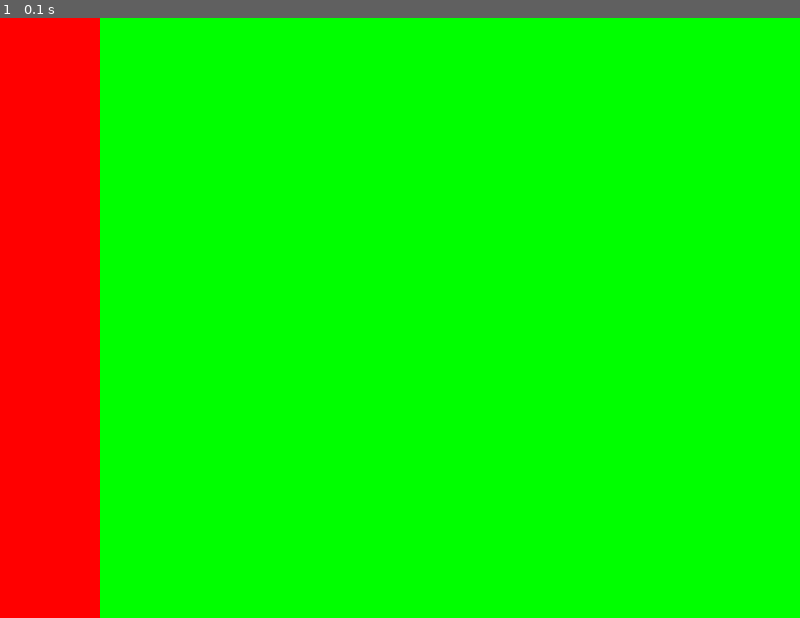
Above: before the commit, frame 1.
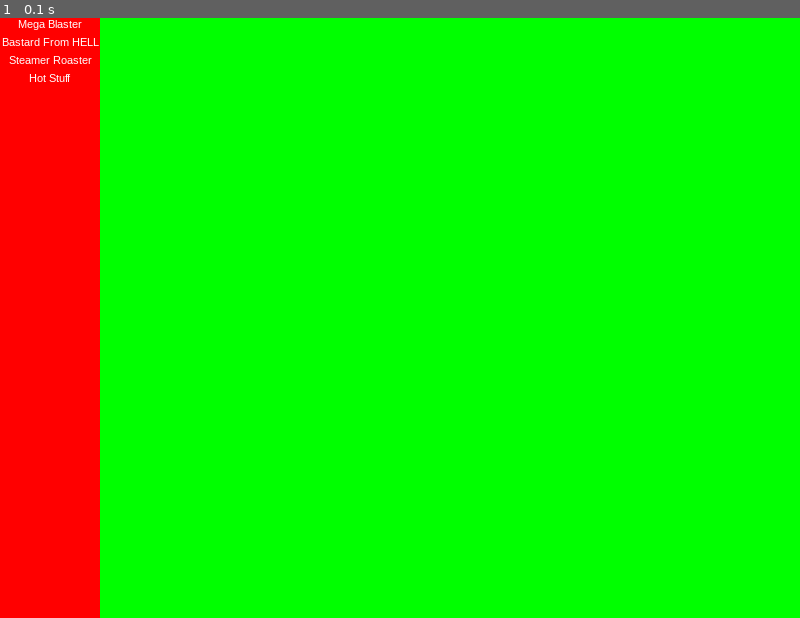
Above: after the commit, the same moment.

Repository: sabren/blaze
Game: pygame game, started from pyweek2/leveleditor/core/main.py
Same seed, same stepped clock (60 frames per second), same inputs: the game is played once before the commit and once after it. The source is Python 2; it was converted automatically to run under Python 3.
Inputs:
- Up to frame 1 (0.1 s): no input

The runs differ from the first frame. In frame 1, 0.2% of the frame differs, in the area x 0-13%, y 0-11%.

Commit message:
Config and objects are now defined in a script, and first version to show them on a screen

Diff:
--- a/pyweek2/leveleditor/core/leparser.py
+++ /dev/null
@@ -1,51 +0,0 @@
-import os
-from object import GameObject
-
-#Location of the config files, relative to the main game dir
-DATADIR = "leveleditor/data/"
-
-class LEParser:
-    def __init__(self):
-        pass
-    def read_config(self):
-        """
-        Reads the main level editor config file, returning a dict of key/value pairs.
-        The format expected is 'key = value\n'
-        The file is to be called 'os.path.join(DATADIR,'main')'
-        Current config options:
-        sprites_path = Base location of the sprites (will be added to the objects' sprite config option)
-        screen_size = Size of the screen to be created (widthxheight)
-        sprite_size = Size of the sprites
-        tile_size = Size of the tiles
-        """
-        global DATADIR
-        config = {}
-        mainconfig = open(os.path.join(DATADIR,"main"),"r").read()
-        arr_data = mainconfig.split(os.linesep)
-        for line in arr_data:
-            line = line.split('=')
-            if len(line) == 2:
-                config[line[0].strip()] = line[1].strip()
-        return config
-    def read_objects(self):
-        """
-        Reads the all the objects files, returning a list of GameObjects.
-        Each object file (located under DATADIR) has to have the following options defined (required for each GameObject)
-        There cannot be an object file called 'main' for obvious reasons
-        Current options are:
-        name = Name of the object
-        sprite = Name of the image that represents the object, will append config option sprites_path to it
-        """
-        global DATADIR
-        objects = {}
-        for file in os.listdir(DATADIR):
-            if file !='main' and not os.path.isdir(file):
-                content = open(os.path.join(DATADIR,file),"r").read()
-                for line in content.split(os.linesep):
-                    line = line.split('=')
-                    if len(line) == 2:
-                        objects.setdefault(line[0].strip(),[]).append(line[1].strip())
-        object_list = []
-        for name,sprite in zip(objects['name'],objects['sprite']):
-            object_list.append(GameObject(name,sprite))
-        return object_list
--- a/pyweek2/leveleditor/core/main.py
+++ b/pyweek2/leveleditor/core/main.py
@@ -1,13 +1,13 @@
 import pygame, eventnet.driver, sys, states
-from leparser import LEParser
 from view import LEView
+from leveleditor.data.config import get_config
+from leveleditor.data.objects import get_objects
 
 
 class LevelEditor:
     def __init__(self):
-        parser = LEParser()
-        self.config = parser.read_config()
-        self.objects = parser.read_objects()
+        self.config = get_config()
+        self.objects = get_objects()
         self.locations = {}
     def locate(self,what,where):
         if what not in self.objects: raise Exception("Invalid object")
--- a/pyweek2/leveleditor/core/object.py
+++ b/pyweek2/leveleditor/core/object.py
@@ -1,6 +1,16 @@
+import pygame
+
 class GameObject:
     def __init__(self,name=None,sprite=None):
         self.name = name
         self.sprite = sprite
+        self.font = pygame.font.SysFont('Arial', 11)
+    def render(self,screen,toolbar_rect,x,y):
+        img = self.font.render(self.name, True, (255,255,255))
+        x = (toolbar_rect.width/2)-(img.get_width()/2)
+        screen.blit(img, (x,y))
+        y += img.get_height()+5
+        pygame.display.flip()
+        return [x,y]
     def __repr__(self):
         return self.name
--- a/pyweek2/leveleditor/core/view.py
+++ b/pyweek2/leveleditor/core/view.py
@@ -38,10 +38,17 @@
         State.__init__(self,screen)
         self.config = config
         self.objects = objects
+        self.objects_rendered = False
     def tick(self):
-        r = pygame.Rect(0,0,100,600)
-        self.screen.fill((255,0,0),r)
-        pygame.display.flip()
+        if not self.objects_rendered:
+            r = pygame.Rect(0,0,100,600)
+            self.screen.fill((255,0,0),r)
+            x = 0
+            y = 0
+            for object in self.objects:
+                x,y = object.render(self.screen,r,x,y)
+            pygame.display.flip()
+            self.objects_rendered = True
 
 class LEState(State):
     def __init__(self,screen,config,objects):
--- /dev/null
+++ b/pyweek2/leveleditor/data/config.py
@@ -0,0 +1,8 @@
+def get_config():
+    dc = {
+        'sprites_path':'/base/sprite/path',
+        'screen_size':'800x600',
+        'sprite_size':50,
+        'tile_size':10
+    }
+    return dc
--- /dev/null
+++ b/pyweek2/leveleditor/data/objects.py
@@ -0,0 +1,22 @@
+from object import GameObject
+
+def get_objects():
+    objects = []
+
+    name = 'Mega Blaster'
+    sprite = '/relative/path/to/sprite'
+    objects.append(GameObject(name,sprite))
+
+    name = 'Bastard From HELL'
+    sprite = '/relative/path/to/sprite'
+    objects.append(GameObject(name,sprite))
+
+
+    name = 'Steamer Roaster'
+    sprite = '/relative/path/to/sprite'
+    objects.append(GameObject(name,sprite))
+
+    name = 'Hot Stuff'
+    sprite = '/relative/path/to/sprite'
+    objects.append(GameObject(name,sprite))
+    return objects
Empty file added: pyweek2/leveleditor/__init__.py
Empty file added: pyweek2/leveleditor/data/__init__.py
Not shown, removed: pyweek2/leveleditor/data/main
Not shown, removed: pyweek2/leveleditor/data/weapon1
Not shown, removed: pyweek2/leveleditor/data/weapon2
Not shown, removed: pyweek2/leveleditor/data/weapon3
Not shown, removed: pyweek2/leveleditor/data/weapon4
